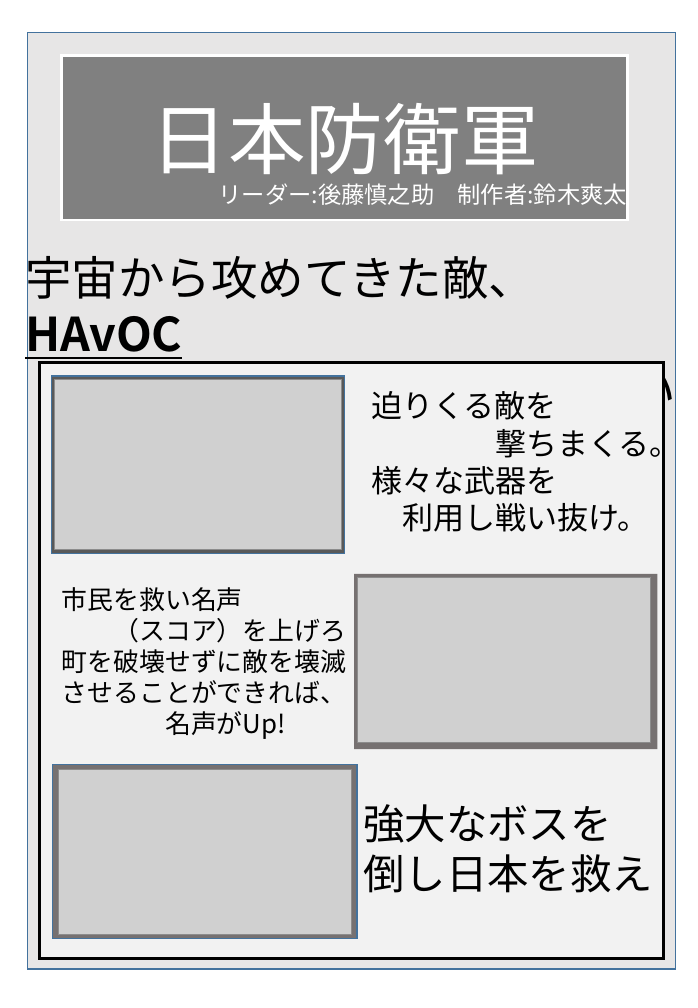
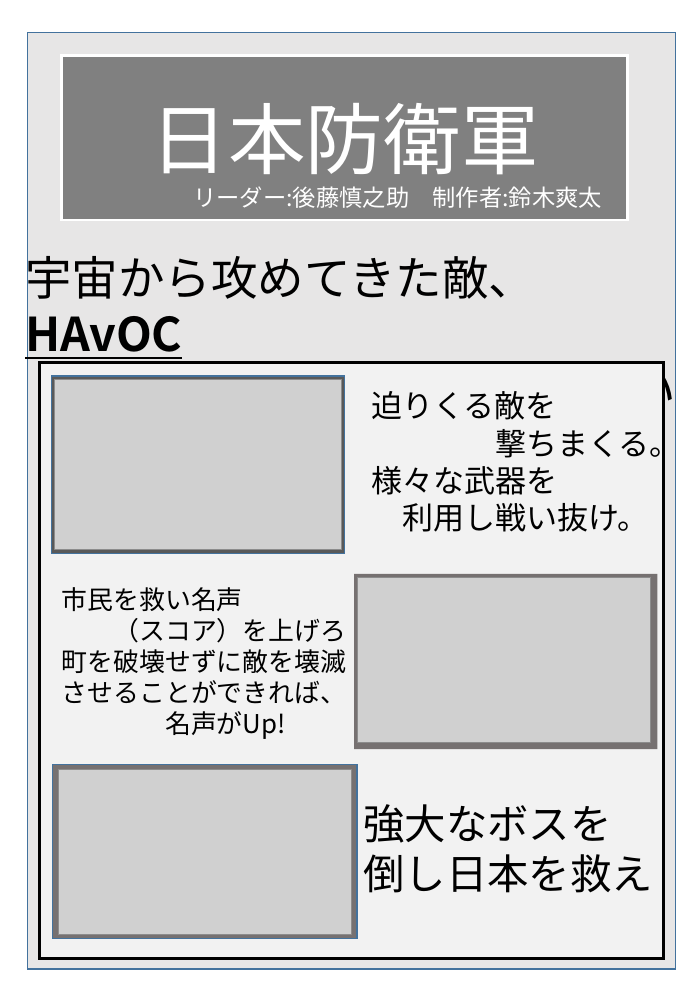
Before and after one commit to wakame315/ATeam-Project, a slide deck: slide 1 of Aチーム/日本防衛軍(仮).pptx. Drawn at 698x1008 pixels with LibreOffice and Linux fonts; fonts in the diff are those of the drawing; grey boxes stand for pictures; background and template pictures are left out. Boxes give left, top, right and bottom in pixels: in the first picture for what was removed or moved away, otherwise in the second. Text is boxed around its words. In the diff, an @@ line names an element or a change of style, - is before the commit and + after.

Commit message:
名前編集

```diff
--- a/Aチーム/日本防衛軍(仮).pptx
+++ b/Aチーム/日本防衛軍(仮).pptx
@@ text "リーダー:後藤慎之助 制作者:鈴木爽太" rewrapped from [219, 180, 627, 210] to [193, 186, 602, 208] @@
```
